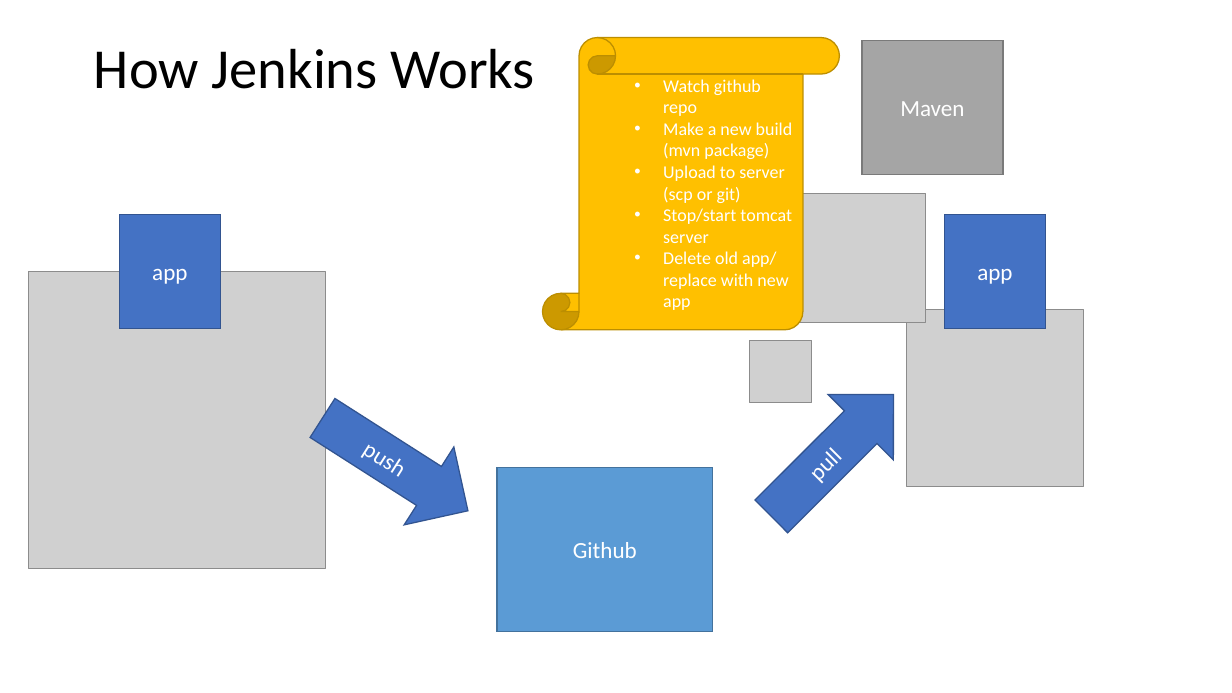
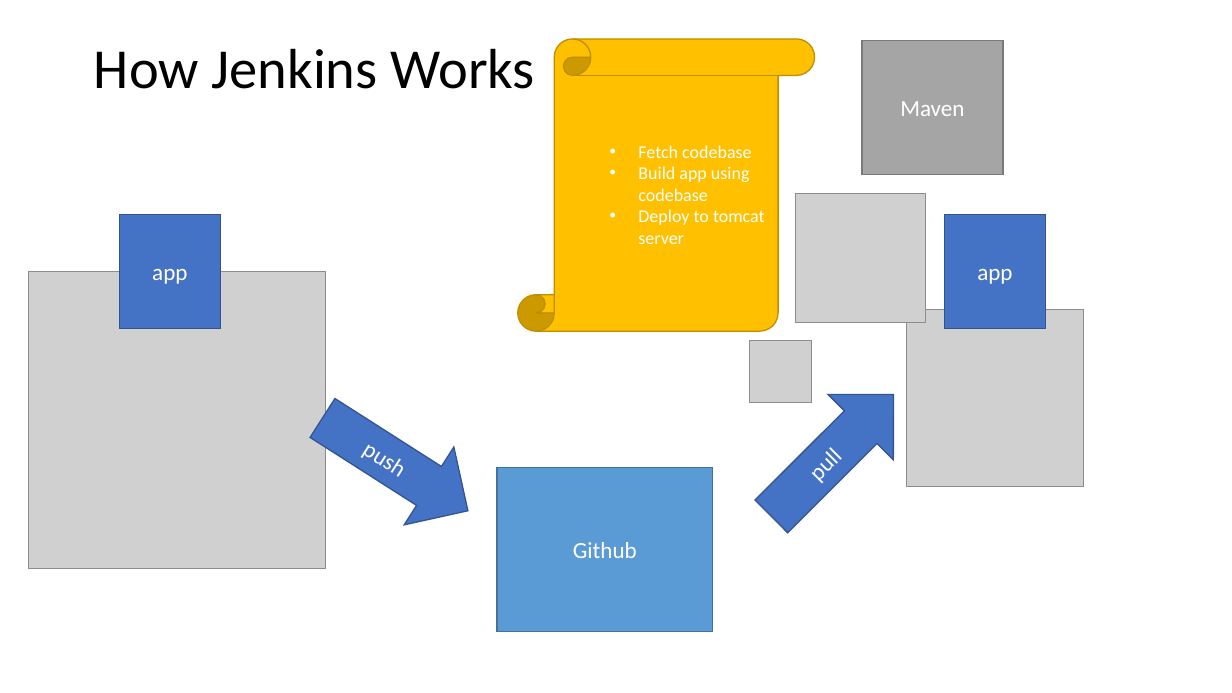
Before and after one commit to 200914ROC2/Training, a slide deck: slide 11 of 7Week-DevOps-AWS/7w-aws-devops.pptx. Drawn at 1232x693 pixels with LibreOffice and Linux fonts; fonts in the diff are those of the drawing; grey boxes stand for pictures. Boxes give left, top, right and bottom in pixels: in the first picture for what was removed or moved away, otherwise in the second. Text is boxed around its words. In the diff, an @@ line names an element or a change of style, - is before the commit and + after.

Commit message:
edit ppt

```diff
--- a/7Week-DevOps-AWS/7w-aws-devops.pptx
+++ b/7Week-DevOps-AWS/7w-aws-devops.pptx
@@ vertical scroll "Fetch codebase": place and size @@
-vertical scroll "Fetch codebase" at (543, 38, 839, 330)
+vertical scroll "Fetch codebase" at (518, 39, 814, 331)
@@ text in vertical scroll at (638, 145, 765, 244): text changed @@
-  • Watch github repo
-  • Make a new build (mvn package)
-  • Upload to server (scp or git)
-  • Stop/start tomcat server
-  • Delete old app/ replace with new app
+  • Fetch codebase
+  • Build app using codebase
+  • Deploy to tomcat server
```
Also in this commit, not shown: 1 slide added.
